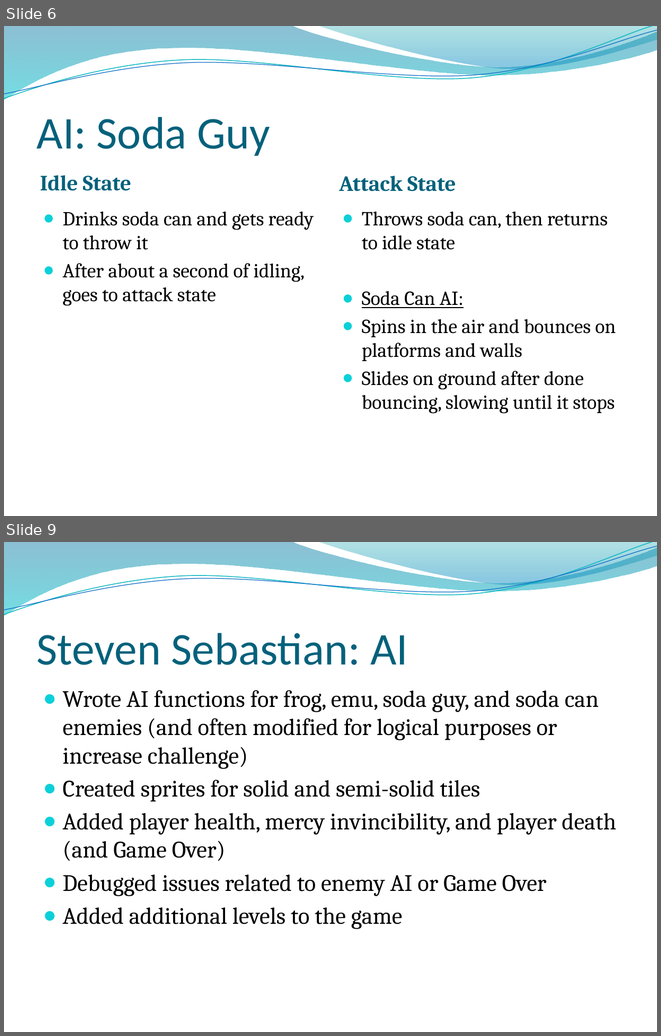
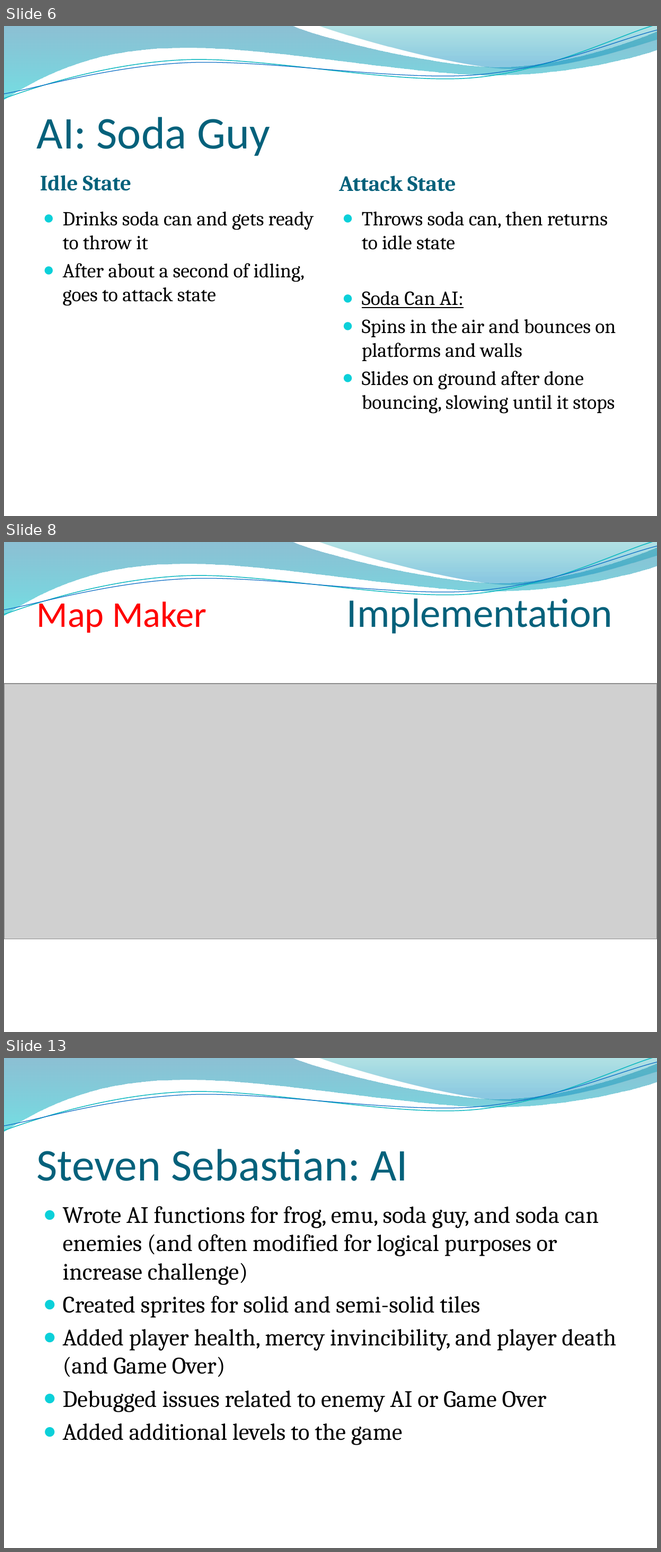
Before and after one commit to josiah1888/game-dev, a slide deck: class-documents/JumpDeath.pptx. Shown one above the other, each under a label of ours: slides 6 and 9 before the commit, slides 6, 8 and 13 after it; the slides between them are not shown. The pictures are 661x1036 and 661x1552 pixels, drawn with LibreOffice and Linux fonts; fonts in the diff are those of the drawing; grey boxes stand for pictures; background and template pictures are left out. Boxes give left, top, right and bottom in pixels: in the first picture for what was removed or moved away, otherwise in the second. Text is boxed around its words. In the diff, an @@ line names an element or a change of style, - is before the commit and + after.

```diff
--- a/class-documents/JumpDeath.pptx
+++ b/class-documents/JumpDeath.pptx
@@ slide 8 added at [4, 542, 657, 1032], background picture (left out); not listed: 4 template elements that a slide beside it also shows @@
@@ title added at [37, 597, 206, 633], 40 pt, text #FF0000 @@
+Map Maker
@@ text added at [347, 593, 613, 634], 45 pt, text #04617B @@
+Implementation
@@ picture added at [4, 684, 657, 939] @@
@@ what was slide 9 is now slide 13 @@
```
Also in this commit, not shown: 3 slides changed, 3 other slides added, 2 other files.
